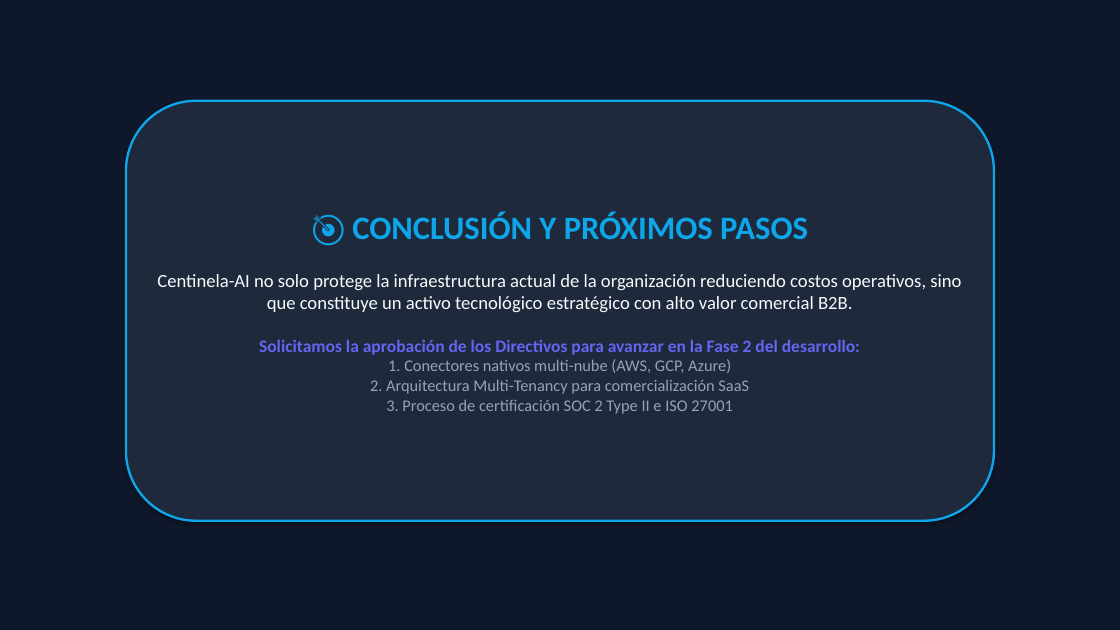
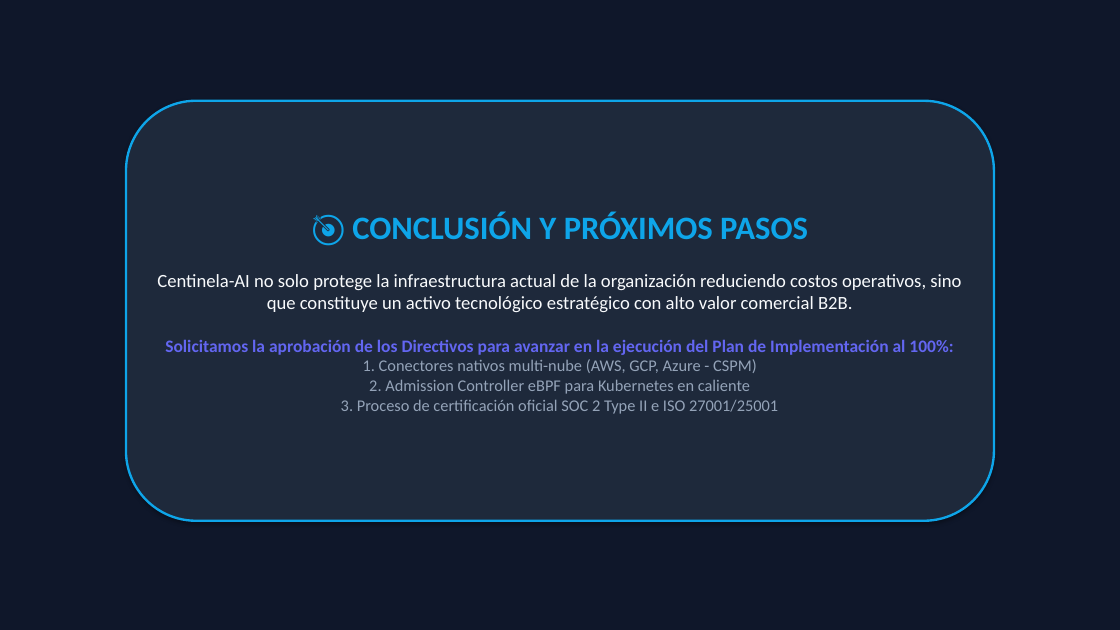
Before and after one commit to imarthe75/centinela-ai, a slide deck: slide 16 of Presentacion_Centinela_AI.pptx (slide 14 before the commit). Drawn at 1120x630 pixels with LibreOffice and Linux fonts; fonts in the diff are those of the drawing. Boxes give left, top, right and bottom in pixels: in the first picture for what was removed or moved away, otherwise in the second. Text is boxed around its words. In the diff, an @@ line names an element or a change of style, - is before the commit and + after.

Commit message:
docs(pptx): Incorporate Board Executive Summary and 100% International Standard Implementation Plan slides (16 slides total)

```diff
--- a/Presentacion_Centinela_AI.pptx
+++ b/Presentacion_Centinela_AI.pptx
@@ text in rounded rectangle at box(165, 339, 953, 414): text changed @@
-Solicitamos la aprobación de los Directivos para avanzar en la Fase 2 del desarrollo:
-1. Conectores nativos multi-nube (AWS, GCP, Azure)
-2. Arquitectura Multi-Tenancy para comercialización SaaS
-3. Proceso de certificación SOC 2 Type II e ISO 27001
+Solicitamos la aprobación de los Directivos para avanzar en la ejecución del Plan de Implementación al 100%:
+1. Conectores nativos multi-nube (AWS, GCP, Azure - CSPM)
+2. Admission Controller eBPF para Kubernetes en caliente
+3. Proceso de certificación oficial SOC 2 Type II e ISO 27001/25001
```
Also in this commit, not shown: 2 slides added.
